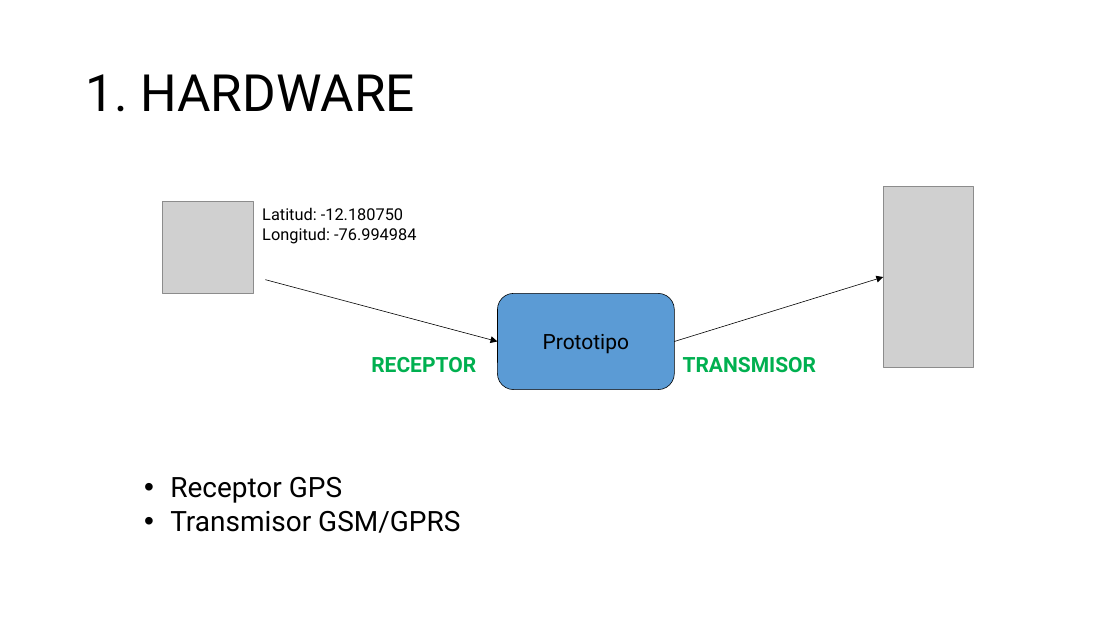
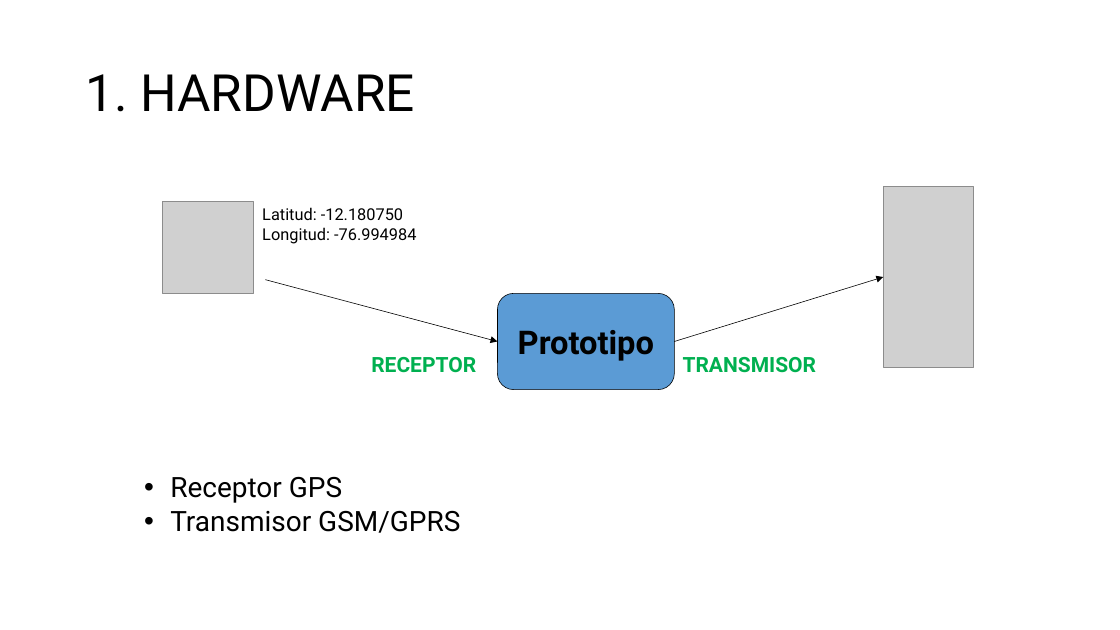
Before and after one commit to aludena18/Tesis, a slide deck: slide 14 of Telelocalización y Captura de Imágenes.pptx (slide 13 before the commit). Drawn at 1120x630 pixels with LibreOffice and Linux fonts; fonts in the diff are those of the drawing; grey boxes stand for pictures. Boxes give left, top, right and bottom in pixels: in the first picture for what was removed or moved away, otherwise in the second. Text is boxed around its words. In the diff, an @@ line names an element or a change of style, - is before the commit and + after.

```diff
--- a/Telelocalización y Captura de Imágenes.pptx
+++ b/Telelocalización y Captura de Imágenes.pptx
@@ rounded rectangle "Prototipo" at <box>497,293,675,389</box>: size 18 to 28 pt, bold on @@
```
Also in this commit, not shown: 7 other slides changed, 1 slide added, 1 other file.
